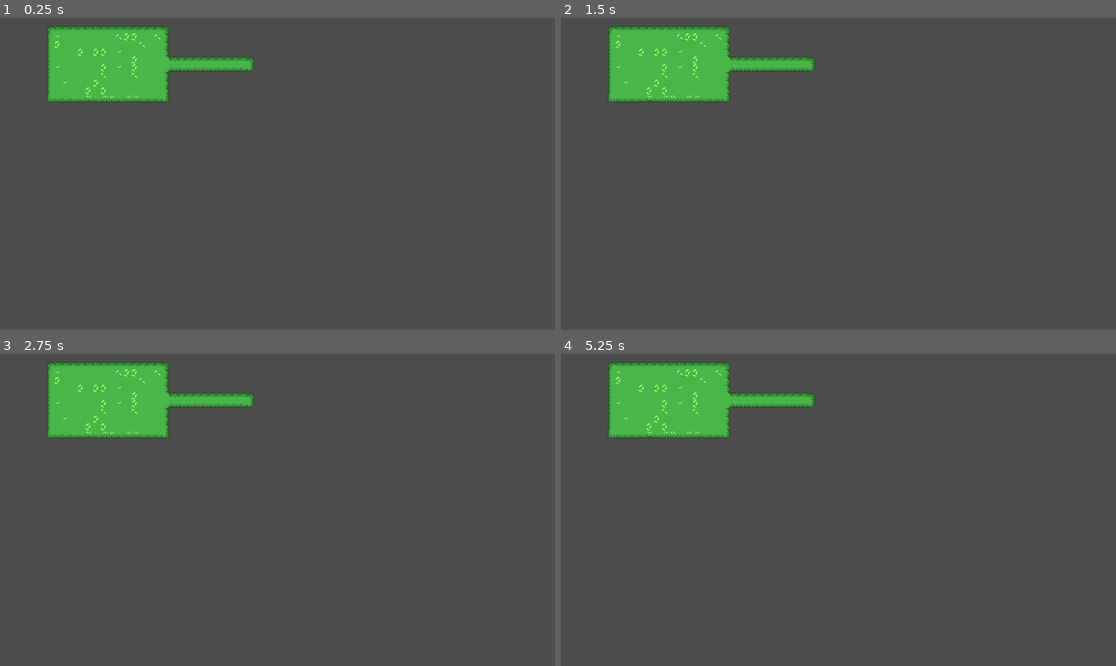
Above: before the commit, frames 1-4 (two rows, left to right).
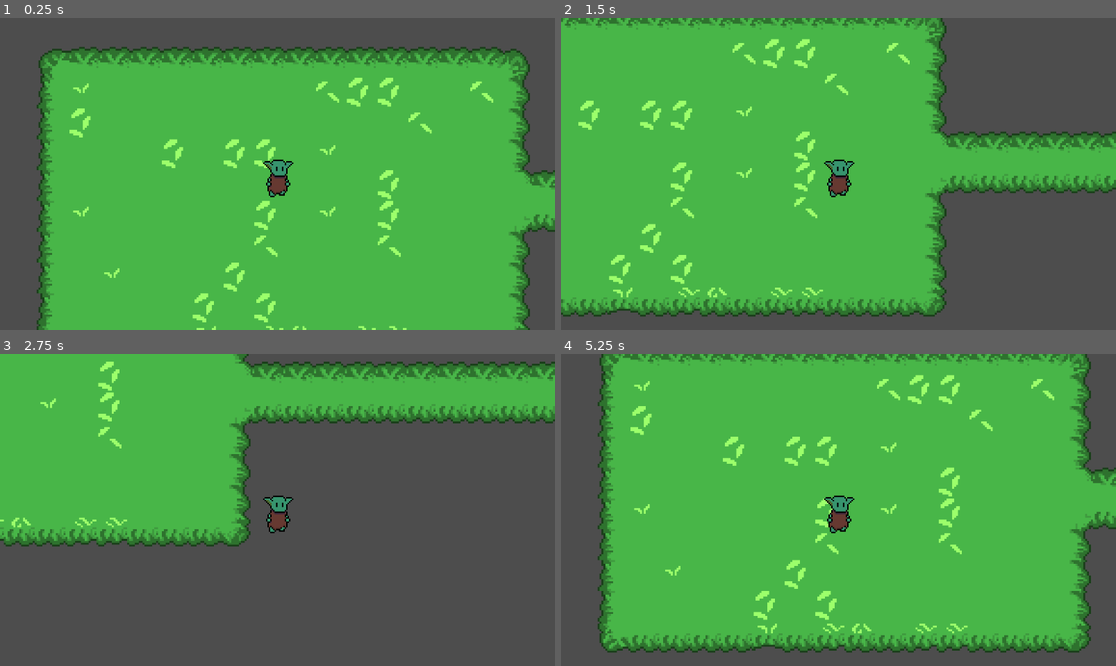
Above: after the commit, the same moments.

Repository: OliverMiguez/Baelgroth-El-despertar-de-la-llama
Game: Godot game, scene res://ESCENAS/Testeo/Tilemap.tscn
The game is run twice, just before and just after one commit, with the same random seed, the same clock (stepped at 60 frames per second) and the same inputs. The project has no main scene, so this scene is started directly.
Inputs:
- Up to frame 1 (0.25 s): no input
- Up to frame 2 (1.5 s): tap Enter at 0.5 s; hold D (Derecha, bound only after the commit) 0.53-1.28 s; hold S (Abajo, bound only after the commit) from 1.28 s (still down)
- Up to frame 3 (2.75 s): release S (Abajo, bound only after the commit) at 2.03 s; hold D (Derecha, bound only after the commit) from 2.03 s (still down)
- Up to frame 4 (5.25 s): release D (Derecha, bound only after the commit) at 2.78 s; hold W (Arriba, bound only after the commit) 2.78-3.53 s; hold A (Izquierda, bound only after the commit) 3.53-5.03 s; hold S (Abajo, bound only after the commit) from 5.03 s (still down)

The runs differ from the first frame. In frame 1, 79% of the frame differs, in the area x 6-100%, y 2-100%; in frame 2, 66%; in frame 3, 33%; in frame 4, 80%, in the area x 6-100%, y 0-96%.

Commit message:
ajustar inicio maquina de estados ya que no detecta el print del estado idle

Diff:
--- a/ESCENAS/Testeo/EstadosGoblin/MaquinaEstados/PruebaEstados.tscn
+++ b/ESCENAS/Testeo/EstadosGoblin/MaquinaEstados/PruebaEstados.tscn
@@ -3,6 +3,7 @@
 [ext_resource type="Script" uid="uid://d1gs53e70xd18" path="res://SCRIPTS/TESTEO/MaquinaEstadosPrincipal/PersonajePrincipal.gd" id="1_bneu6"]
 [ext_resource type="Texture2D" uid="uid://cmfmomf1p6np6" path="res://ARTE/Goblins/Goblin Principal/Goblin Principal.png" id="2_7giei"]
 [ext_resource type="Script" uid="uid://bdsi0yj3wk0bn" path="res://SCRIPTS/TESTEO/MaquinaEstadosPrincipal/Fsm.gd" id="3_yegru"]
+[ext_resource type="Script" uid="uid://c7ll4qokyn5kk" path="res://SCRIPTS/TESTEO/MaquinaEstadosPrincipal/Idle.gd" id="4_7giei"]
 
 [sub_resource type="AtlasTexture" id="AtlasTexture_bneu6"]
 atlas = ExtResource("2_7giei")
@@ -22,6 +23,7 @@
 [sub_resource type="CircleShape2D" id="CircleShape2D_nuxfi"]
 
 [node name="PruebaEstados" type="CharacterBody2D" unique_id=1152364123]
+scale = Vector2(0.75, 0.75)
 script = ExtResource("1_bneu6")
 
 [node name="AnimatedSprite2D" type="AnimatedSprite2D" parent="." unique_id=2056134583]
@@ -31,5 +33,18 @@
 [node name="CollisionShape2D" type="CollisionShape2D" parent="." unique_id=1612188408]
 shape = SubResource("CircleShape2D_nuxfi")
 
-[node name="FSM" type="Node" parent="." unique_id=2012161705]
+[node name="FSM" type="Node" parent="." unique_id=2012161705 node_paths=PackedStringArray("father", "animation_player", "current_state")]
 script = ExtResource("3_yegru")
+father = NodePath("..")
+animation_player = NodePath("../AnimatedSprite2D")
+current_state = NodePath("Idle")
+
+[node name="Idle" type="Node" parent="FSM" unique_id=1147241185]
+script = ExtResource("4_7giei")
+
+[node name="Walk" type="Node" parent="FSM" unique_id=600367072]
+
+[node name="Rock" type="Node" parent="FSM" unique_id=2146318011]
+
+[node name="Camera2D" type="Camera2D" parent="." unique_id=1204514240]
+zoom = Vector2(4, 4)
--- a/ESCENAS/Testeo/Tilemap.tscn
+++ b/ESCENAS/Testeo/Tilemap.tscn
@@ -1,6 +1,7 @@
 [gd_scene format=4 uid="uid://b71ebqox2kbwo"]
 
 [ext_resource type="Texture2D" uid="uid://bb1r0n748jcis" path="res://ARTE/Bosque/Bosque.png" id="1_18kgo"]
+[ext_resource type="PackedScene" uid="uid://80uqehgiip6o" path="res://ESCENAS/Testeo/EstadosGoblin/MaquinaEstados/PruebaEstados.tscn" id="2_d70fq"]
 
 [sub_resource type="TileSetAtlasSource" id="TileSetAtlasSource_d70fq"]
 texture = ExtResource("1_18kgo")
@@ -53,3 +54,6 @@
 texture_filter = 1
 tile_map_data = PackedByteArray("AAAGAAEAAAAAAAMAAAAGAAIAAAAAAAYAAAAGAAMAAAAAAAYAAAAGAAQAAAAAAAYAAAAGAAUAAAAAAAYAAAAGAA …(2832 unchanged characters)…
 tile_set = SubResource("TileSet_52o3s")
+
+[node name="PruebaEstados" parent="." unique_id=1152364123 instance=ExtResource("2_d70fq")]
+position = Vector2(221, 82)
--- /dev/null
+++ b/SCRIPTS/TESTEO/MaquinaEstadosPrincipal/Idle.gd
@@ -0,0 +1,10 @@
+extends "res://SCRIPTS/TESTEO/MaquinaEstadosPrincipal/State.gd"
+
+# Ejecuta este código cuando cambia a este estado
+func on_enter():
+	print("[Test]: Iniciando estado idle ")
+	# Iniciar a continuación la animación del personaje
+
+# Permite el cambio entre estados
+func state_process(_delta:float) -> void:
+	pass
--- a/SCRIPTS/TESTEO/MaquinaEstadosPrincipal/PersonajePrincipal.gd
+++ b/SCRIPTS/TESTEO/MaquinaEstadosPrincipal/PersonajePrincipal.gd
@@ -4,10 +4,37 @@
 # Velocidad del goblin
 const WALKING_SPEED = 100
 
+# Referencia de la maquina de estados del goblin
+@onready var state_machine: Node = $FSM
+
 # Se ejecuta al inicio del progroma
 func _ready():
-	pass
+	print("[Test]: El personaje cargo inicialmente")
 
 # Se ejecuta en cada frame del juego
-func _physics_process(_delta):
-	pass
+func _physics_process(delta):
+
+	# Activa la máquina de estados
+	state_machine._physics_process(delta)
+
+	# Activa el movimiento del player a traves de los inputs
+	handle_directions()
+
+	# Permite que el personaje se mueva
+	move_and_slide()
+
+# Administra los inputs de moviento del jugador
+func handle_directions():
+	# Administra los inputs horizontales y verticales (direcciones)
+	var h_direction  = Input.get_axis("Izquierda","Derecha")
+	var v_direction  = Input .get_axis("Arriba","Abajo")
+
+	# Combina las "direcciones" en una sola
+	var direction = Vector2(h_direction, v_direction)
+
+	# Normalizamos para que no corra más en diagonal
+	if direction.length() > 1:
+		direction = direction.normalized()
+
+	# Aplicamos la velocidad al goblin
+	velocity = direction * WALKING_SPEED
--- a/project.godot
+++ b/project.godot
@@ -21,6 +21,29 @@
 "res://SCRIPTS/": "teal"
 }
 
+[input]
+
+Arriba={
+"deadzone": 0.2,
+"events": [Object(InputEventKey,"resource_local_to_scene":false,"resource_name":"","device":-1,"window_id":0,"alt_pressed":false,"shift_pressed":false,"ctrl_pressed":false,"meta_pressed":false,"pressed":false,"keycode":0,"physical_keycode":87,"key_label":0,"unicode":119,"location":0,"echo":false,"script":null)
+]
+}
+Abajo={
+"deadzone": 0.2,
+"events": [Object(InputEventKey,"resource_local_to_scene":false,"resource_name":"","device":-1,"window_id":0,"alt_pressed":false,"shift_pressed":false,"ctrl_pressed":false,"meta_pressed":false,"pressed":false,"keycode":0,"physical_keycode":83,"key_label":0,"unicode":115,"location":0,"echo":false,"script":null)
+]
+}
+Izquierda={
+"deadzone": 0.2,
+"events": [Object(InputEventKey,"resource_local_to_scene":false,"resource_name":"","device":-1,"window_id":0,"alt_pressed":false,"shift_pressed":false,"ctrl_pressed":false,"meta_pressed":false,"pressed":false,"keycode":0,"physical_keycode":65,"key_label":0,"unicode":97,"location":0,"echo":false,"script":null)
+]
+}
+Derecha={
+"deadzone": 0.2,
+"events": [Object(InputEventKey,"resource_local_to_scene":false,"resource_name":"","device":-1,"window_id":0,"alt_pressed":false,"shift_pressed":false,"ctrl_pressed":false,"meta_pressed":false,"pressed":false,"keycode":0,"physical_keycode":68,"key_label":0,"unicode":100,"location":0,"echo":false,"script":null)
+]
+}
+
 [physics]
 
 3d/physics_engine="Jolt Physics"
Not shown, added: SCRIPTS/TESTEO/MaquinaEstadosPrincipal/Idle.gd.uid
